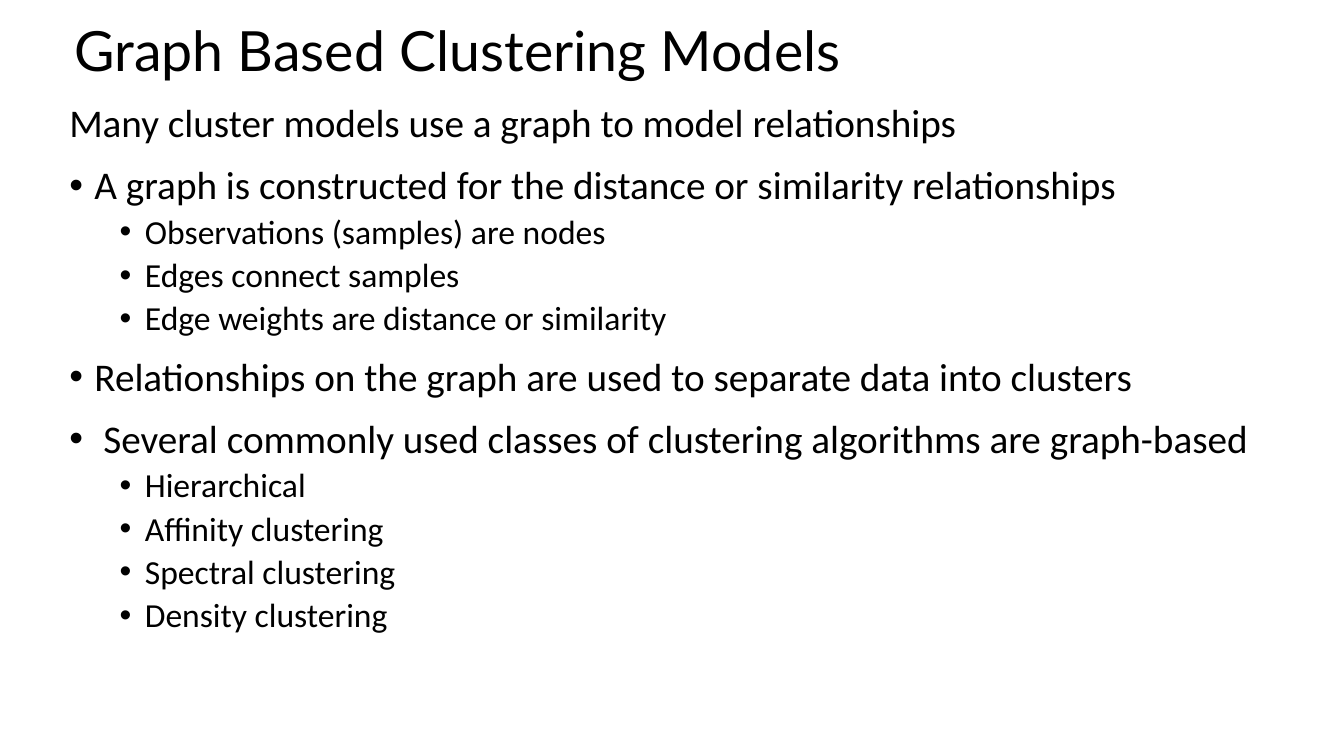
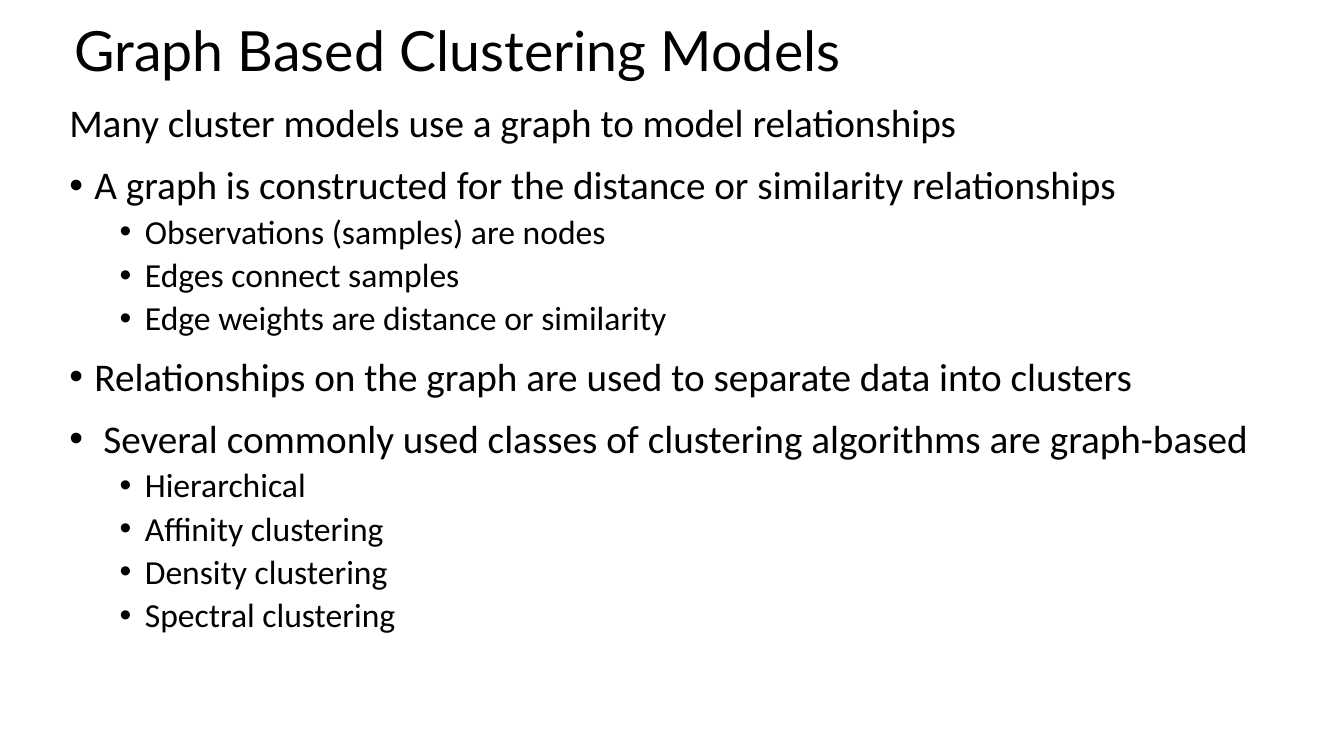
Before and after one commit to StephenElston/CSCI-E-108, a slide deck: slide 43 of slides/6_IntroductionToClustering.pptx. Drawn at 1344x756 pixels with LibreOffice and Linux fonts; fonts in the diff are those of the drawing. Boxes give left, top, right and bottom in pixels: in the first picture for what was removed or moved away, otherwise in the second. Text is boxed around its words. In the diff, an @@ line names an element or a change of style, - is before the commit and + after.

```diff
--- a/slides/6_IntroductionToClustering.pptx
+++ b/slides/6_IntroductionToClustering.pptx
@@ text at (145,560,388,590): paragraph added @@
+  • Density clustering
@@ text at (145,603,388,633): paragraph removed @@
-  • Density clustering
```
Also in this commit, not shown: 11 other slides changed.
